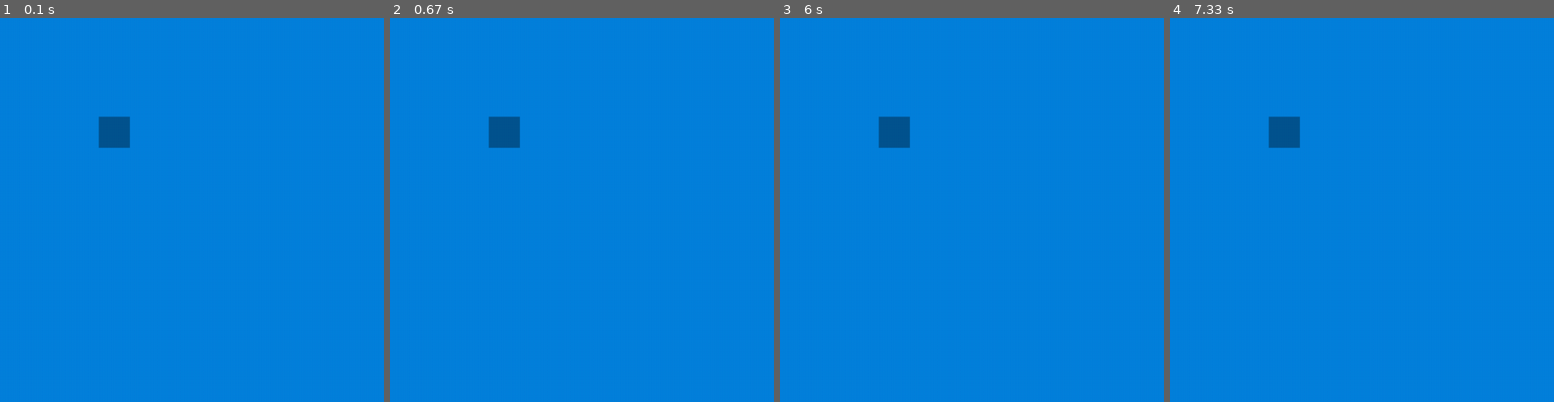
Above: before the commit, frames 1-4 (left to right).
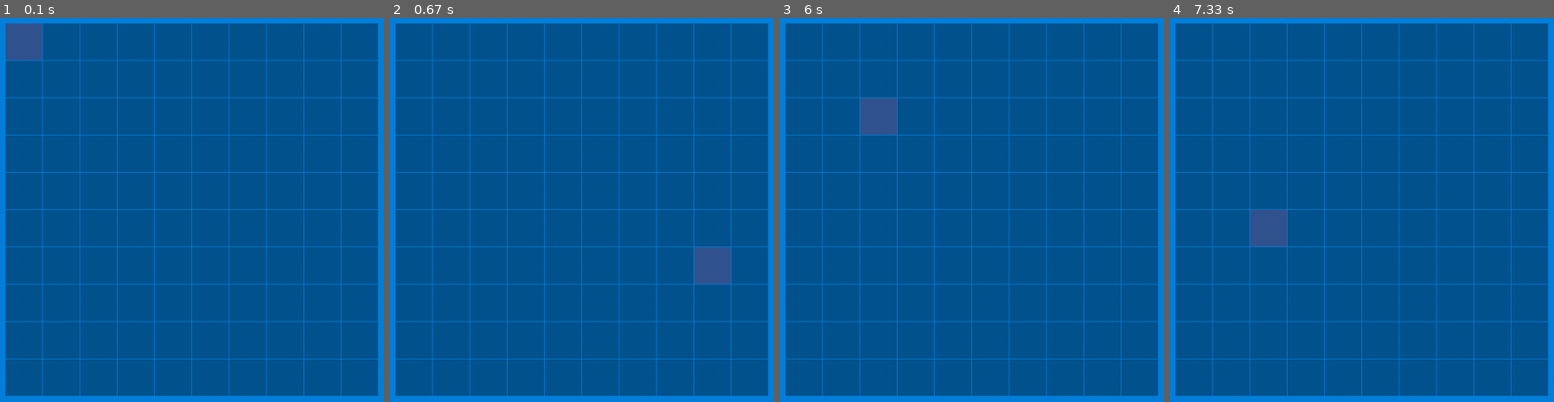
Above: after the commit, the same moments.

Repository: LeGrandDevin/bataille_navale
Game: pygame game, started from testpygame.py
Same seed, same stepped clock (60 frames per second), same inputs: the game is played once before the commit and once after it.
Inputs (mouse positions are in pixels of both pictures, inside the frame that each line leads up to):
- Up to frame 1 (0.1 s): no input
- Up to frame 2 (0.67 s): press the mouse at (570, 221) at 0.37 s; move the mouse to (704, 267) at 0.47 s; release the mouse at (outside the picture) at 0.6 s
- Up to frame 3 (6 s): click (902, 321) at 0.72 s; click (945, 52) at 1.05 s; click (1117, 332) at 1.38 s; click (1041, 125) at 1.72 s; click (1025, 67) at 2.08 s; click (891, 259) at 2.55 s; click (902, 160) at 2.88 s; click (964, 294) at 3.22 s; click (918, 186) at 3.55 s; click (975, 179) at 3.88 s; click (1029, 71) at 4.22 s; click (1075, 198) at 4.55 s; click (998, 110) at 4.88 s; click (1102, 79) at 5.22 s; click (1006, 325) at 5.55 s; click (891, 121) at 5.92 s
- Up to frame 4 (7.33 s): click (1507, 64) at 6.22 s; click (1323, 56) at 6.55 s; click (1250, 263) at 6.88 s; click (1285, 233) at 7.22 s

The runs differ from the first frame. In frame 1, 93% of the frame differs, in the area x 1-99%, y 1-99%; in frame 2, 93%; in frame 3, 93%; in frame 4, 93%.

Commit message:
grille mouseover...

Diff:
--- /dev/null
+++ b/pygameclass/Grillegraphic.py
@@ -0,0 +1,32 @@
+import pygameclass.casegraphic as casegraphic
+import math
+
+
+class grillegraphic:
+    def __init__(self, display):
+        self.lastcoord = (0, 0)
+        self.grid = []
+        for g in range(10):
+            self.grid.append([])
+            for j in range(10):
+                self.grid[g].append(casegraphic.Casegraphic(50+60*g, 50+60*j, 59, display))
+
+    def drawgrid(self):
+        for g in self.grid:
+            for j in g:
+                j.drawcase()
+
+    def gridover(self, x, y):
+        if x < 10 and y < 10:
+            self.grid[x][y].caseover()
+            if self.lastcoord != (x, y):
+                self.gridout(self.lastcoord[0], self.lastcoord[1])
+                self.lastcoord = (x, y)
+
+    def gridout(self, x, y):
+        self.grid[x][y].caseout()
+
+    def coordScreenToGrid(self, x, y):
+        gx = math.trunc((x - 50) / 60)
+        gy = math.trunc((y - 50) / 60)
+        return gx, gy
--- a/pygameclass/casegraphic.py
+++ b/pygameclass/casegraphic.py
@@ -8,6 +8,13 @@
         self.y = y
         self.size = size
         self.display = display
+        self.color = (3, 84, 143)
 
     def drawcase(self):
-        pygame.draw.rect(self.display, (3, 84, 143), (self.x, self.y, self.size, self.size))
+        pygame.draw.rect(self.display, self.color, (self.x, self.y, self.size, self.size))
+
+    def caseover(self):
+        self.color = (50, 84, 143)
+
+    def caseout(self):
+        self.color = (3, 84, 143)
--- a/testpygame.py
+++ b/testpygame.py
@@ -1,30 +1,40 @@
 import sys
 import pygameclass.casegraphic
+import pygameclass.Grillegraphic
 
+import math
 import pygame
 from pygame.locals import *
 
 pygame.init()
 
 # load
-fps = 60
+fps = 180
 fpsClock = pygame.time.Clock()
 
 width, height = 1280, 720
 screen = pygame.display.set_mode((width, height))
 # Variables
-casetest = pygameclass.casegraphic.Casegraphic(200, 200, 50, screen)
+casetest = pygameclass.Grillegraphic.grillegraphic(screen)
 
 # Game loop.
 while True:
     screen.fill((4, 129, 220))
-    casetest.drawcase()
+    casetest.drawgrid()
 
     for event in pygame.event.get():
         if event.type == QUIT:
             pygame.quit()
             sys.exit()
 
+    x, y = pygame.mouse.get_pos()
+    gx, gy = casetest.coordScreenToGrid(x, y)
+
+    if pygame.mouse.get_pressed()[0]:
+        print(x, y)
+        print(gx, gy)
+
+    casetest.gridover(gx, gy)
     # Update.
 
     # Draw.
